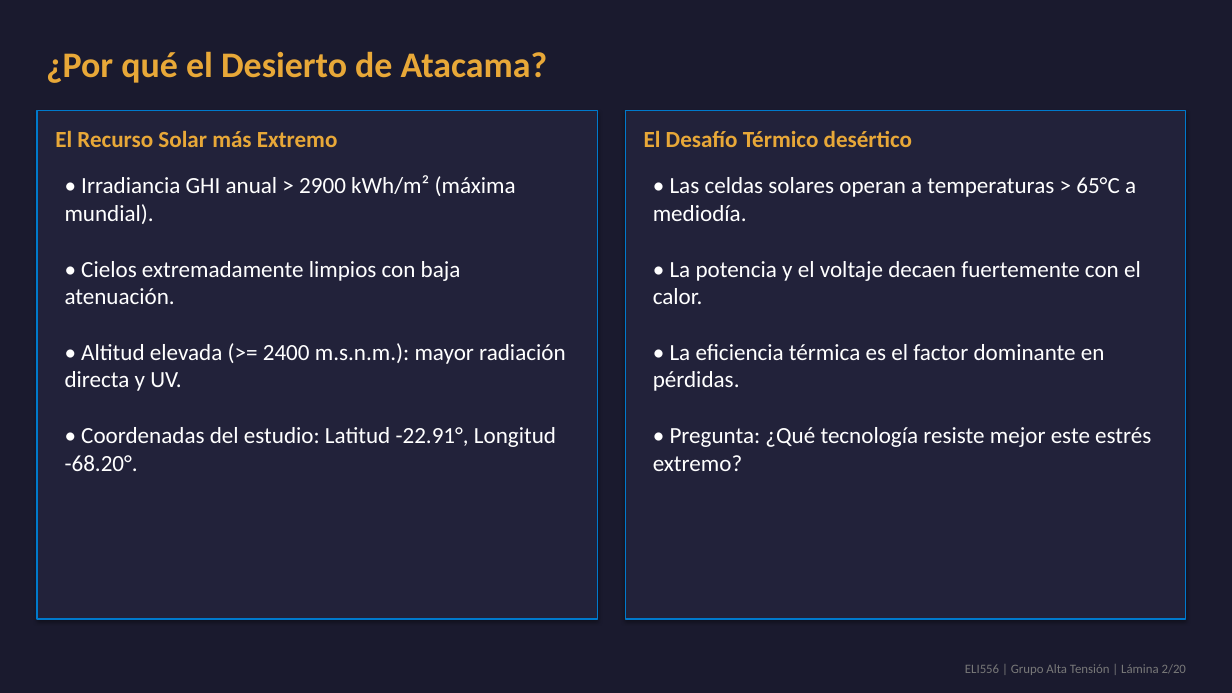
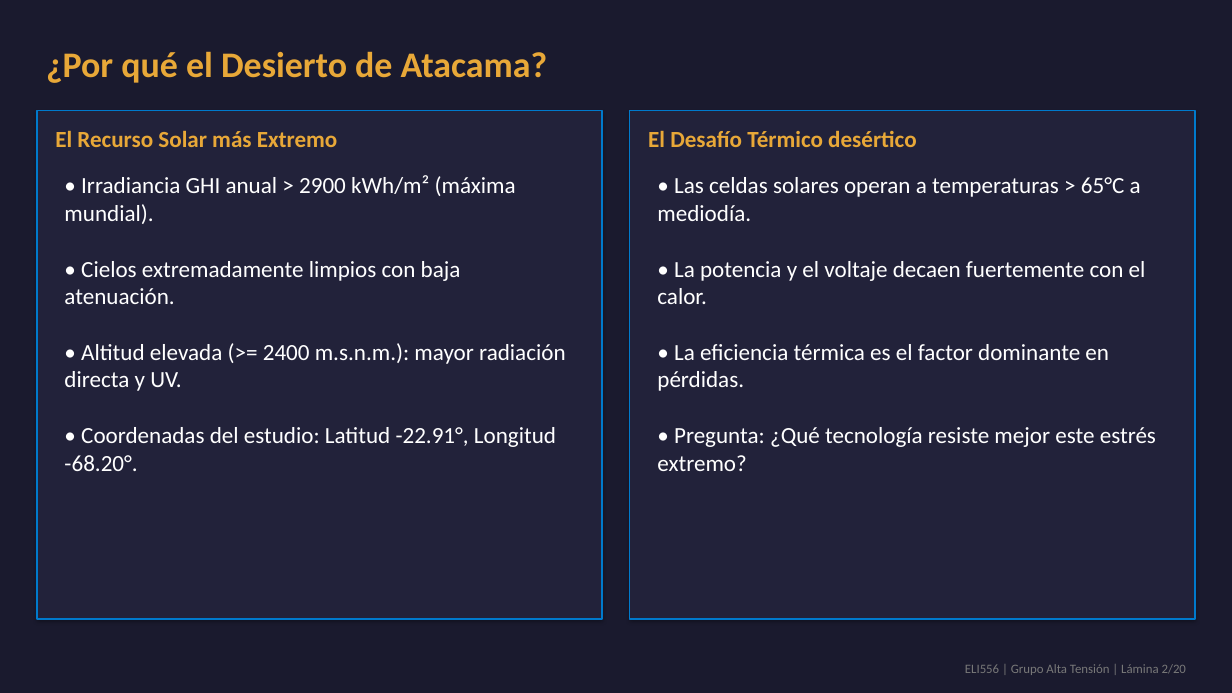
Before and after one commit to theChosen16/t2-paneles, a slide deck: slide 2 of output/Presentacion_Final_ELI556_Atacama.pptx. Drawn at 1232x693 pixels with LibreOffice and Linux fonts; fonts in the diff are those of the drawing. Boxes give left, top, right and bottom in pixels: in the first picture for what was removed or moved away, otherwise in the second. Text is boxed around its words. In the diff, an @@ line names an element or a change of style, - is before the commit and + after.

```diff
--- a/output/Presentacion_Final_ELI556_Atacama.pptx
+++ b/output/Presentacion_Final_ELI556_Atacama.pptx
@@ rectangle: place and size @@
-rectangle at (37,111,598,619)
+rectangle at (37,111,603,619)
@@ rectangle: place and size @@
-rectangle at (626,111,1187,619)
+rectangle at (630,111,1196,619)
@@ text "El Desafío Térmico desértico": place and size @@
-text "El Desafío Térmico desértico" at (644,131,912,147)
+text "El Desafío Térmico desértico" at (648,131,916,147)
@@ text "• Las celdas solares operan ...": place and size @@
-text "• Las celdas solares operan ..." at (653,177,1151,471)
+text "• Las celdas solares operan ..." at (657,177,1156,471)
```
Also in this commit, not shown: 12 other slides changed, 28 other files.
